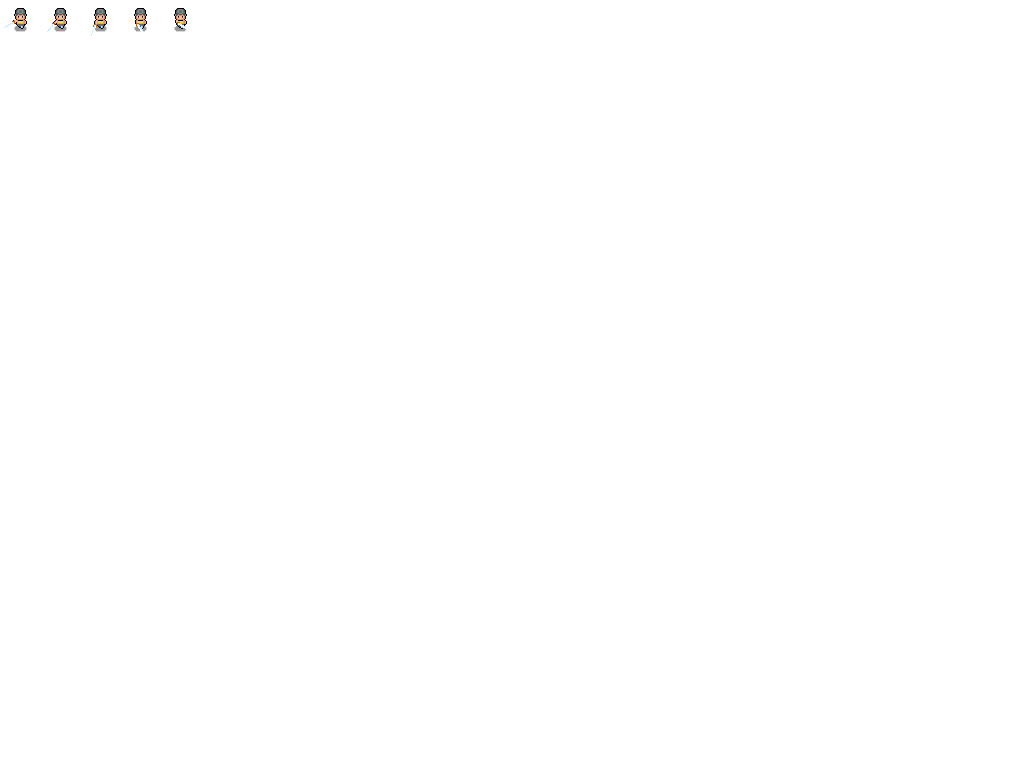
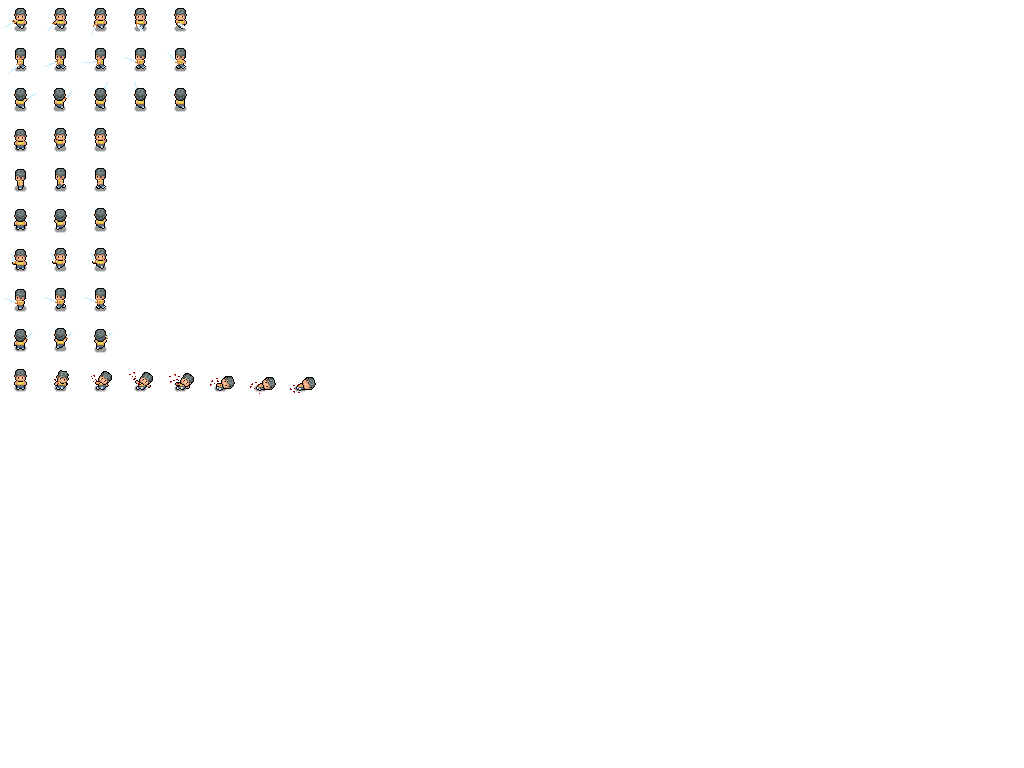
Comparing the layer stacks of the two 1024x768 images. Changes:
added group "boy_death" with 8 layers above "boy_target_up" over [14, 369, 316, 394]
added layer "boy_death5" in group "boy_death" over [169, 373, 194, 392]
added layer "boy_death4" in group "boy_death" over [129, 372, 153, 392]
added group "boy_target_up" with 3 layers above "boy_target_left" over [14, 328, 113, 353]
added layer "boy_target_up3" in group "boy_target_up" over [94, 329, 113, 353]
added group "boy_target_left" with 3 layers above "boy_target_down" over [3, 288, 107, 312]
added layer "boy_target_left3" in group "boy_target_left" over [83, 288, 107, 312]
added layer "boy_target_left2" in group "boy_target_left" over [43, 288, 67, 312]
added layer "boy_target_left1" in group "boy_target_left" over [3, 289, 27, 312]
added group "boy_target_down" with 3 layers above "boy_walk_up" over [10, 248, 107, 272]
added group "boy_walk_up" with 3 layers above "boy_walk_left" over [14, 208, 107, 233]
added group "boy_walk_left" with 3 layers above "boy_walk_down" over [14, 168, 107, 192]
added group "boy_walk_down" with 3 layers above "boy_atk_left" over [14, 128, 107, 152]
added group "boy_atk_left" with 5 layers above "boy_atk_up" over [8, 48, 187, 74]
added layer "boy_atk_left5" in group "boy_atk_left" over [167, 48, 187, 72]
added layer "boy_atk_left4" in group "boy_atk_left" over [123, 48, 147, 72]
added layer "boy_atk_left3" in group "boy_atk_left" over [82, 48, 107, 72]
added layer "boy_atk_left2" in group "boy_atk_left" over [43, 48, 67, 72]
added layer "boy_atk_left1" in group "boy_atk_left" over [8, 48, 27, 74]
added group "boy_atk_up" with 5 layers above "boy_atk_down" over [14, 81, 187, 112]
added layer "boy_atk_up5" in group "boy_atk_up" over [167, 88, 187, 112]
added layer "boy_atk_up2" in group "boy_atk_up" over [53, 88, 74, 112]
added layer "boy_atk_up1" in group "boy_atk_up" over [14, 88, 37, 112]
…and 22 more changes (22 added)
